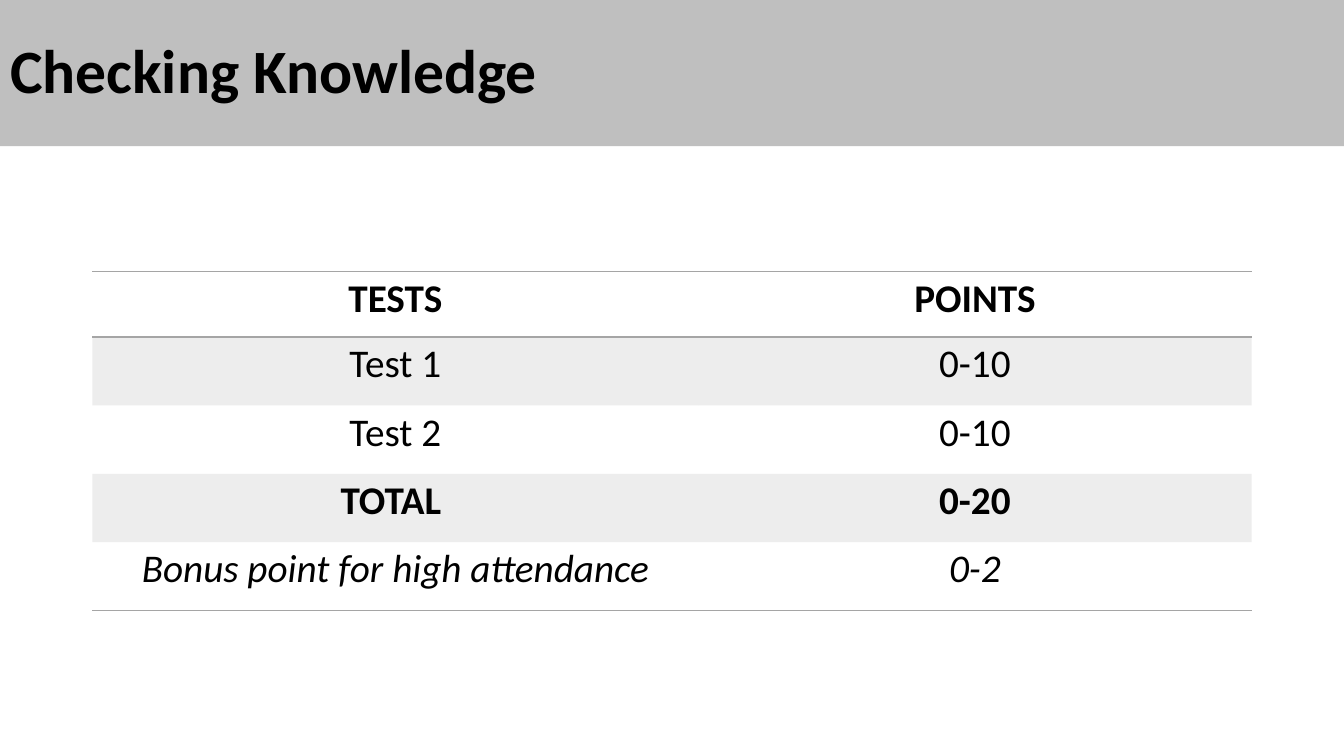
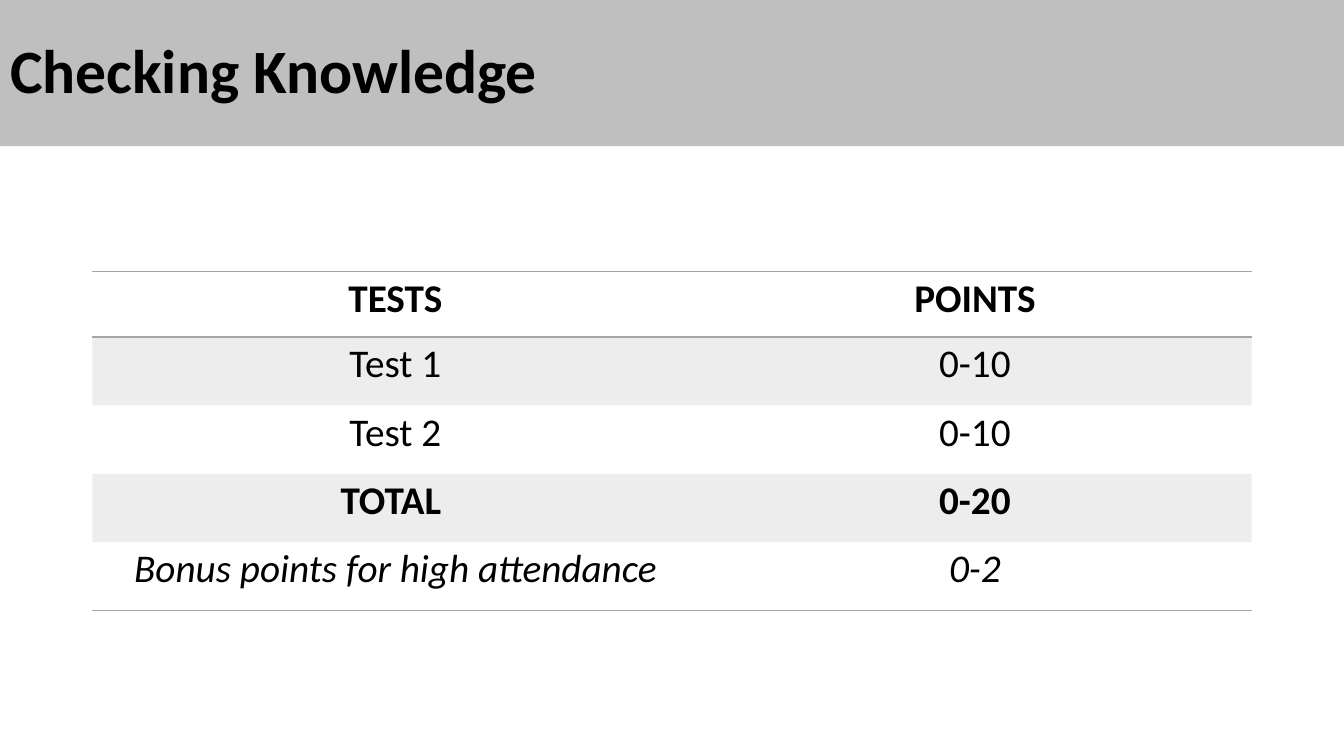
Before and after one commit to stalj/data-notations, a slide deck: slide 5 of 01-CourseIntroduction/CourseIntroduction.pptx. Drawn at 1344x756 pixels with LibreOffice and Linux fonts; fonts in the diff are those of the drawing. Boxes give left, top, right and bottom in pixels: in the first picture for what was removed or moved away, otherwise in the second. Text is boxed around its words. In the diff, an @@ line names an element or a change of style, - is before the commit and + after.

```diff
--- a/01-CourseIntroduction/CourseIntroduction.pptx
+++ b/01-CourseIntroduction/CourseIntroduction.pptx
@@ table at (x1=93, y1=271, x2=1252, y2=611) @@
-row 5, column 1: Bonus point for high attendance
+row 5, column 1: Bonus points for high attendance
```
Also in this commit, not shown: 1 other slide changed, 1 slide removed.
